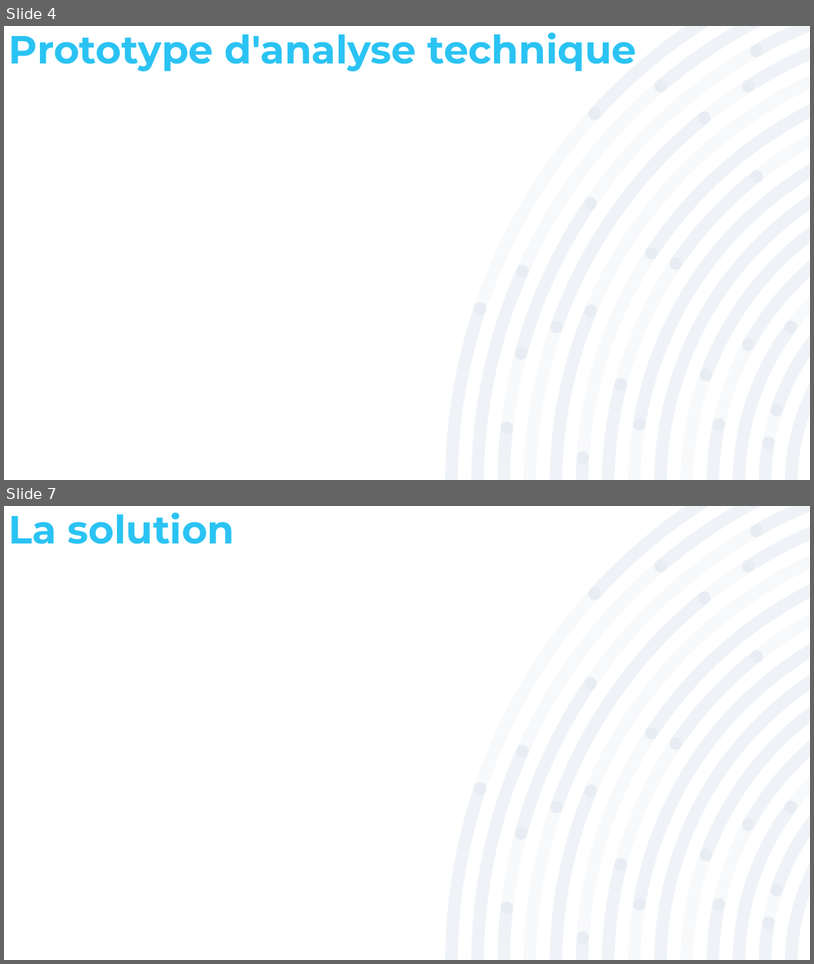
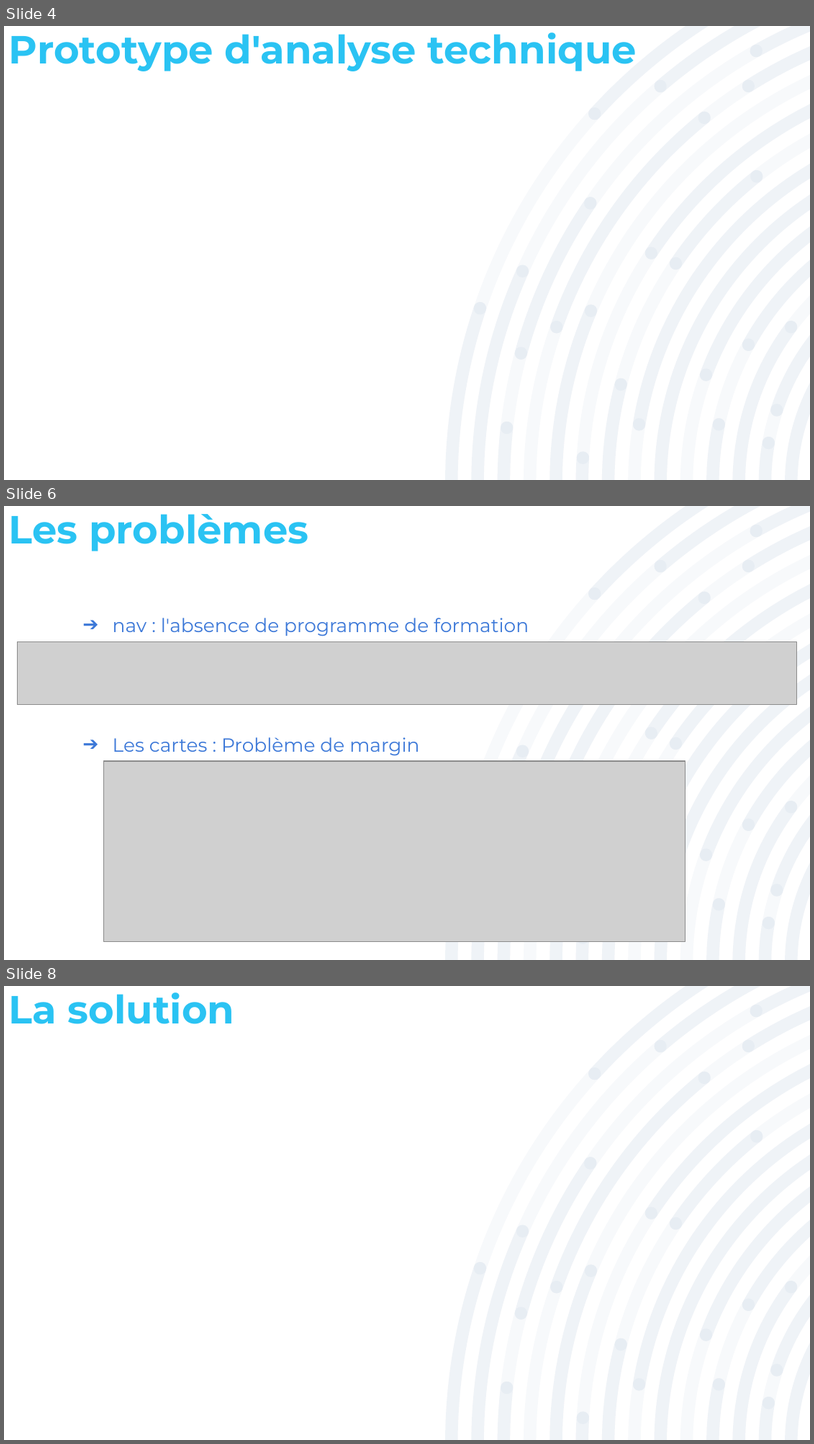
Before and after one commit to CHAHBAR-SOUFIANE/Projet_5_Mise-niveau_solicode.co, a slide deck: Présentation/Projet_5.pptx. Shown one above the other, each under a label of ours: slides 4 and 7 before the commit, slides 4, 6 and 8 after it; the slides between them are not shown. The pictures are 814x964 and 814x1444 pixels, drawn with LibreOffice and Linux fonts; fonts in the diff are those of the drawing; grey boxes stand for pictures. Boxes give left, top, right and bottom in pixels: in the first picture for what was removed or moved away, otherwise in the second. Text is boxed around its words. In the diff, an @@ line names an element or a change of style, - is before the commit and + after.

Commit message:
Définir le problème

```diff
--- a/Présentation/Projet_5.pptx
+++ b/Présentation/Projet_5.pptx
@@ slide 6 added at <box>4,506,810,960</box>, background #FFFFFF; not listed: 3 template elements that a slide beside it also shows @@
@@ title added at <box>9,514,309,551</box>, 35 pt, text #2AC3F3, bold @@
+Les problèmes
@@ text added at <box>113,618,529,636</box>, 17 pt, text #3C78D8 @@
+➔ nav : l'absence de programme de formation
@@ picture added at <box>18,641,797,705</box> @@
@@ text added at <box>113,737,419,756</box>, 17 pt, text #3C78D8 @@
+➔ Les cartes : Problème de margin
@@ picture added at <box>103,761,685,942</box> @@
@@ what was slide 7 is now slide 8 @@
```
Also in this commit, not shown: 2 other slides added, 2 slides removed, 2 other files.
